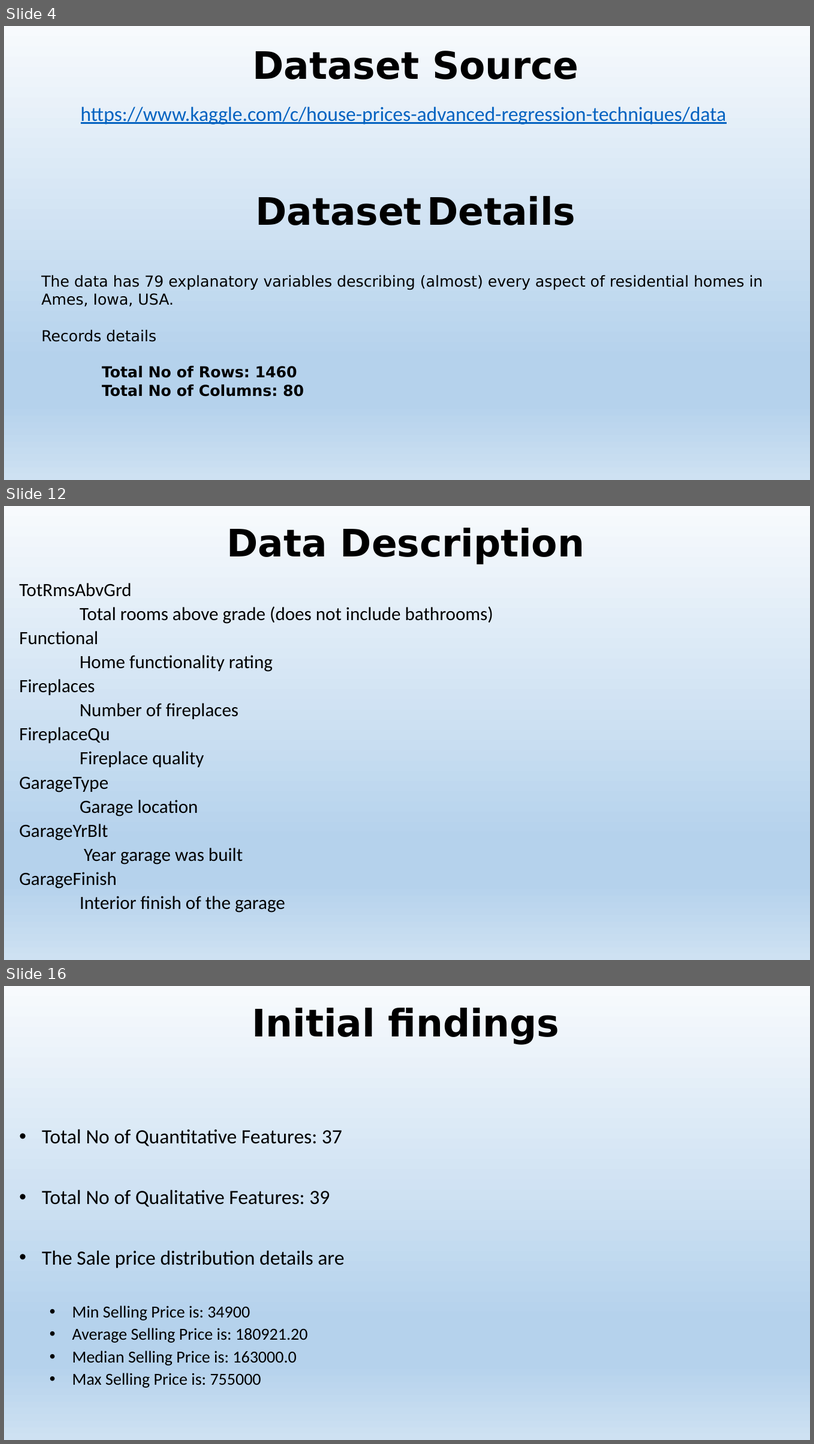
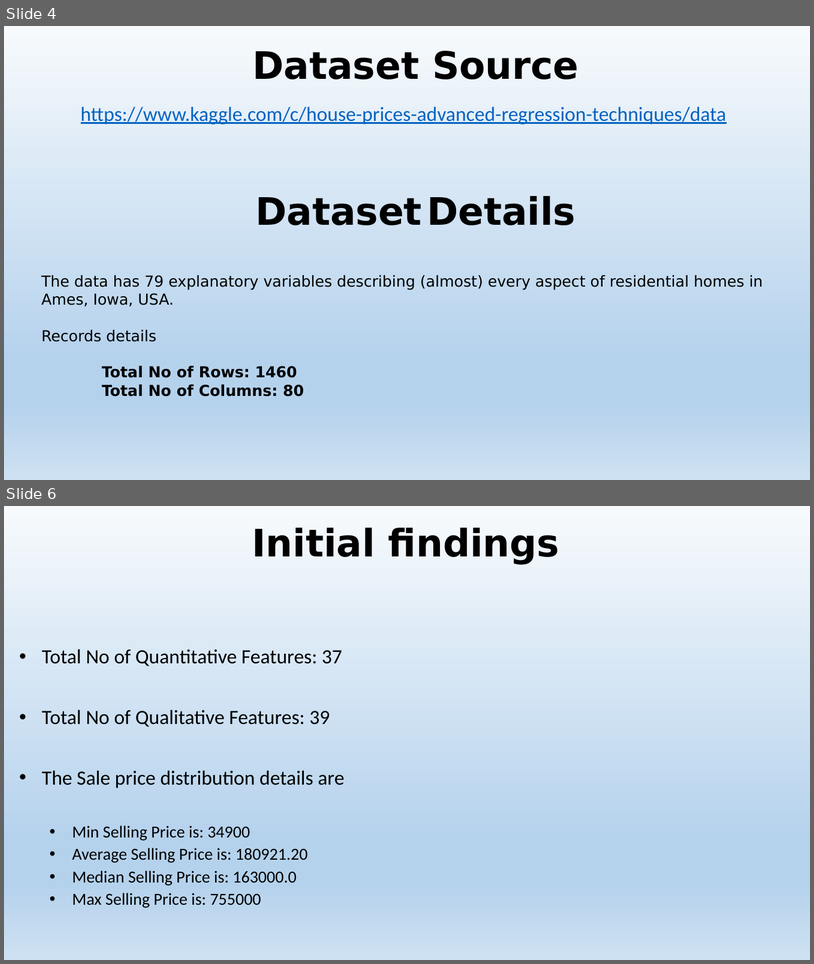
Before and after one commit to vibaskaran/SpringBoard, a slide deck: Capstone-01/Predict House Sales Prices Presentation.pptx. Shown one above the other, each under a label of ours: slides 4, 12 and 16 before the commit, slides 4 and 6 after it; the slides between them are not shown. The pictures are 814x1444 and 814x964 pixels, drawn with LibreOffice and Linux fonts; fonts in the diff are those of the drawing. Boxes give left, top, right and bottom in pixels: in the first picture for what was removed or moved away, otherwise in the second. Text is boxed around its words. In the diff, an @@ line names an element or a change of style, - is before the commit and + after.

```diff
--- a/Capstone-01/Predict House Sales Prices Presentation.pptx
+++ b/Capstone-01/Predict House Sales Prices Presentation.pptx
@@ slide 12 removed at bbox=[4, 506, 810, 960], background gradient #F7FAFD to #B5D2EC to #CEE1F2 @@
@@ title removed at bbox=[227, 528, 585, 564] @@
-Data Description
@@ subtitle removed at bbox=[19, 583, 494, 912] @@
-TotRmsAbvGrd
-Total rooms above grade (does not include bathrooms)
-Functional
-Home functionality rating
-Fireplaces
-Number of fireplaces
-FireplaceQu
-Fireplace quality
-GarageType
-Garage location
-GarageYrBlt
-Year garage was built
-GarageFinish
-Interior finish of the garage
@@ what was slide 16 is now slide 6 @@
```
Also in this commit, not shown: 4 slides changed, 5 slides added, 9 other slides removed.
